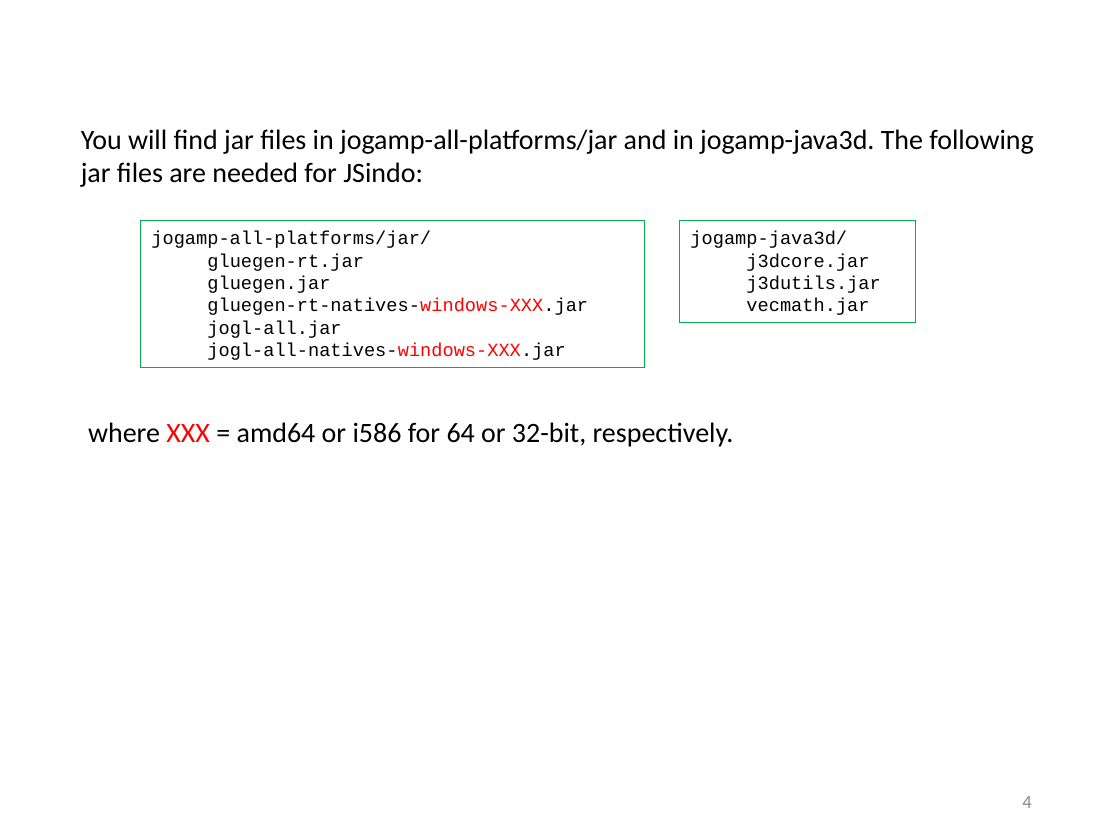
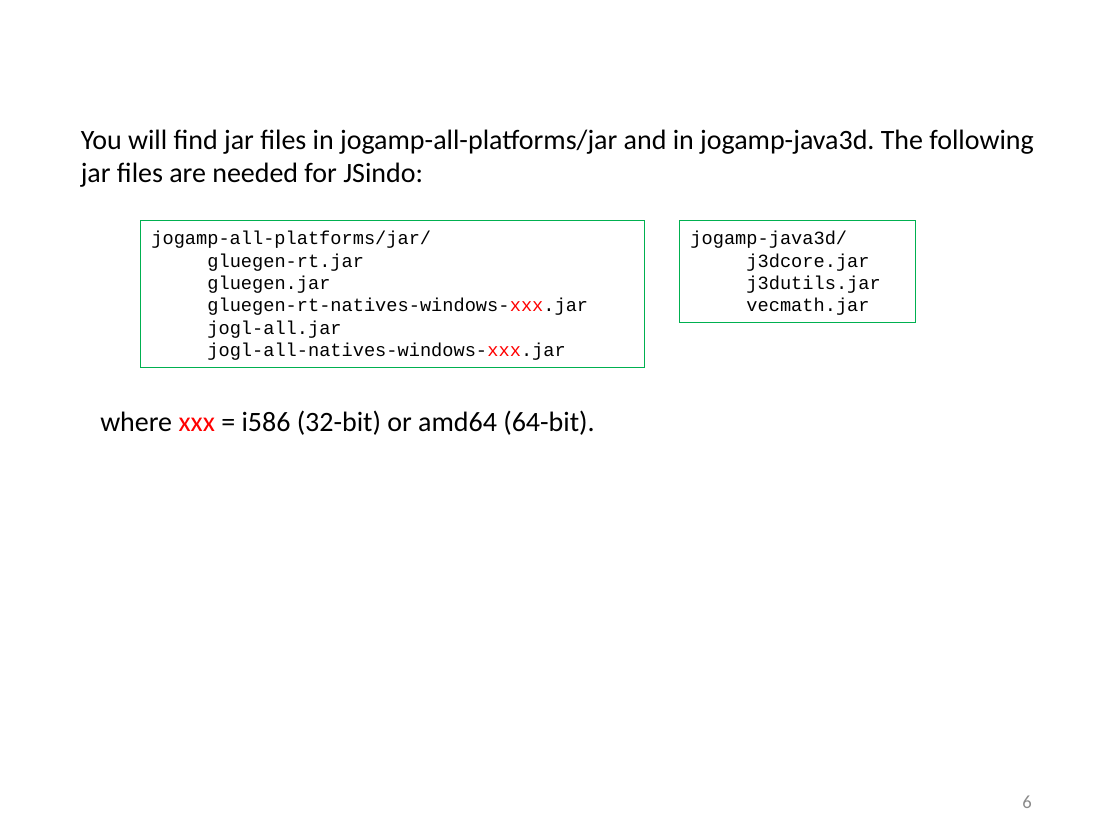
Before and after one commit to yagikiyoshi/sindo, a slide deck: slide 7 of doc/JSindo/install_win.pptx (slide 5 before the commit). Drawn at 1120x840 pixels with LibreOffice and Linux fonts; fonts in the diff are those of the drawing. Boxes give left, top, right and bottom in pixels: in the first picture for what was removed or moved away, otherwise in the second. Text is boxed around its words. In the diff, an @@ line names an element or a change of style, - is before the commit and + after.

```diff
--- a/doc/JSindo/install_win.pptx
+++ b/doc/JSindo/install_win.pptx
@@ text in rectangle at [207, 298, 588, 315]: text changed @@
-  gluegen-rt-natives-windows-XXX.jar
+  gluegen-rt-natives-windows-xxx.jar
@@ text in rectangle at [207, 343, 565, 360]: text changed @@
-  jogl-all-natives-windows-XXX.jar
+  jogl-all-natives-windows-xxx.jar
@@ text at [100, 410, 594, 435]: text changed @@
-where XXX = amd64 or i586 for 64 or 32-bit, respectively.
+where xxx = i586 (32-bit) or amd64 (64-bit).
@@ page number at [1022, 795, 1031, 808]: text changed @@
-4
+6
```
Also in this commit, not shown: 5 other slides changed, 3 slides added, 7 slides removed, 6 other files.
